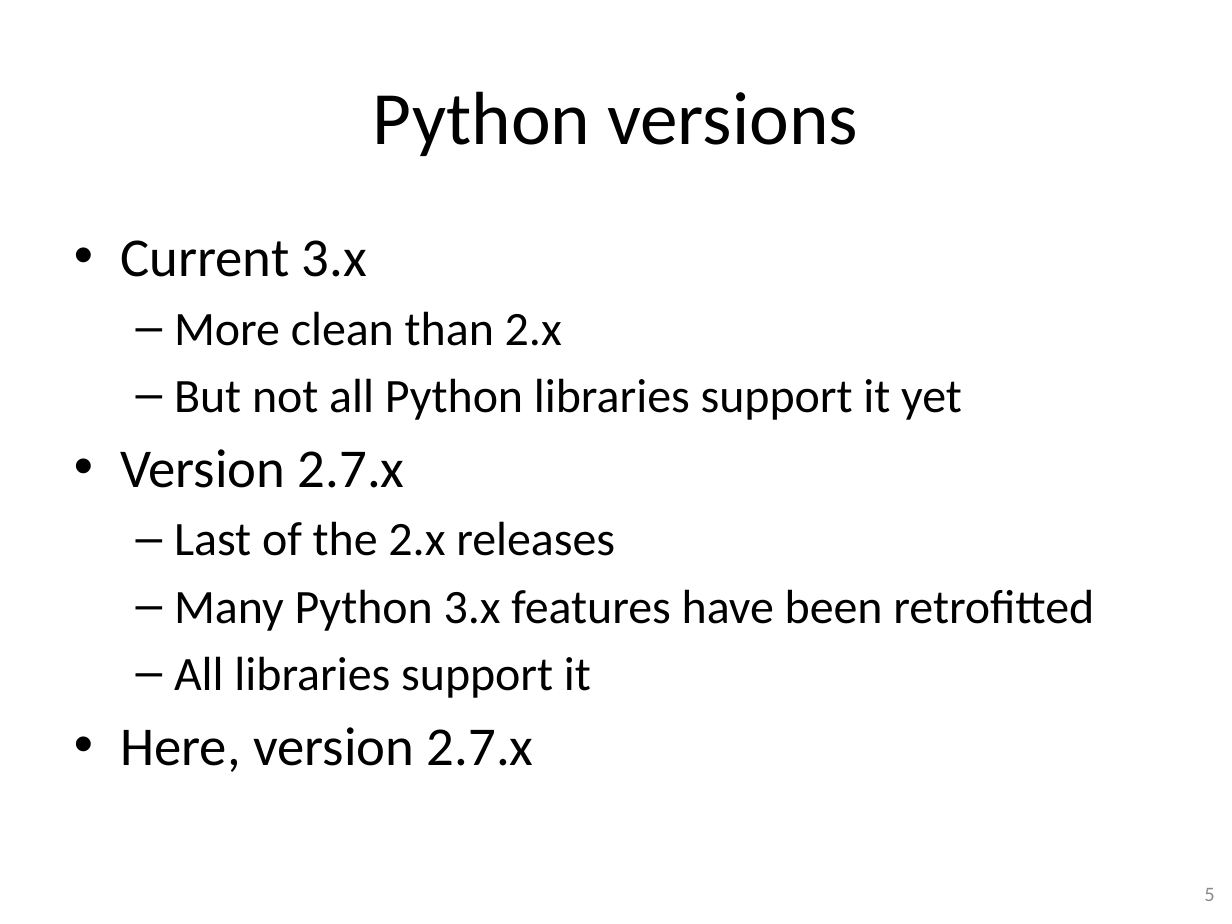
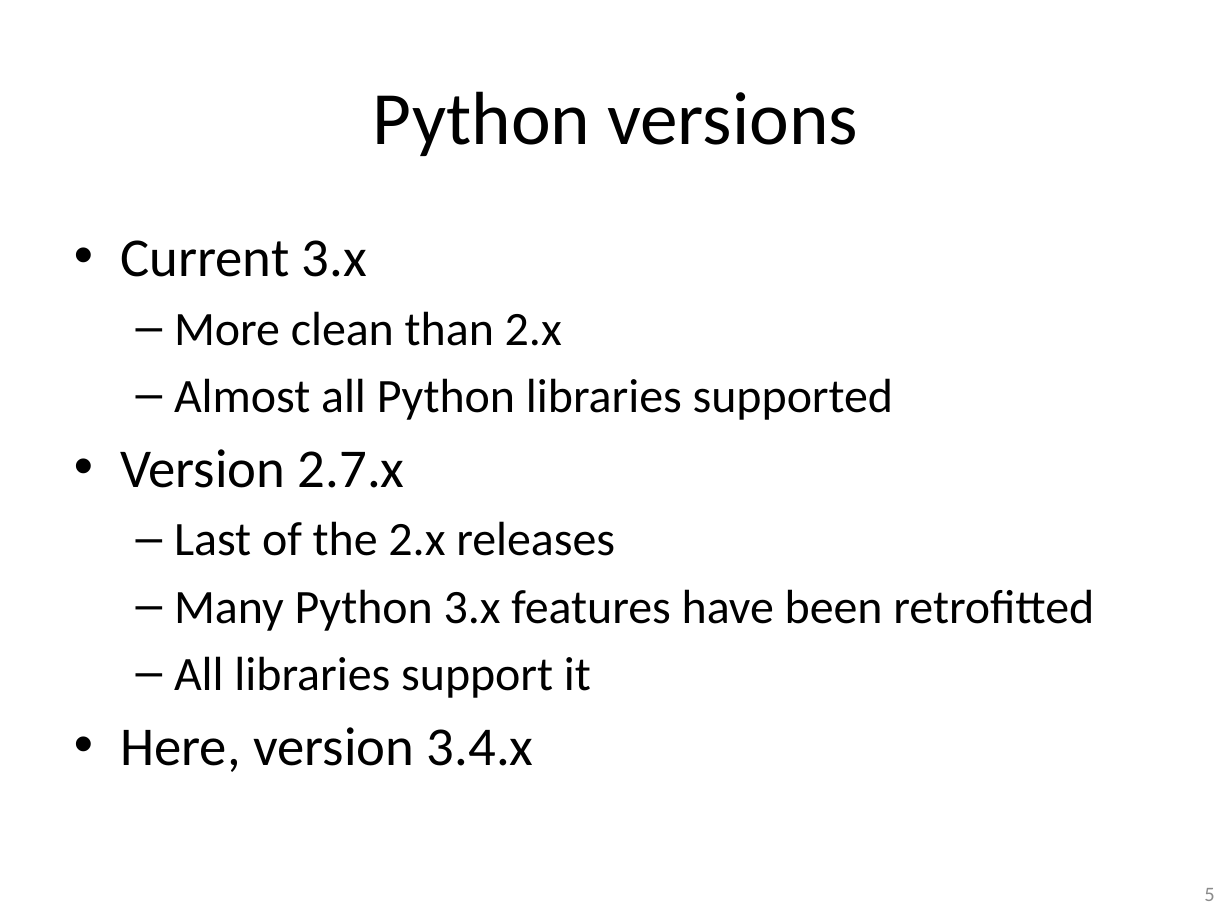
Before and after one commit to gjbex/training-material, a slide deck: slide 5 of Python/python-intro.pptx. Drawn at 1232x924 pixels with LibreOffice and Linux fonts; fonts in the diff are those of the drawing. Boxes give left, top, right and bottom in pixels: in the first picture for what was removed or moved away, otherwise in the second. Text is boxed around its words. In the diff, an @@ line names an element or a change of style, - is before the commit and + after.

```diff
--- a/Python/python-intro.pptx
+++ b/Python/python-intro.pptx
@@ text at box(174, 378, 894, 420): text changed @@
-  – But not all Python libraries support it yet
+  – Almost all Python libraries supported
@@ text at box(120, 727, 534, 772): text changed @@
-• Here, version 2.7.x
+• Here, version 3.4.x
```
Also in this commit, not shown: 36 other slides changed.
